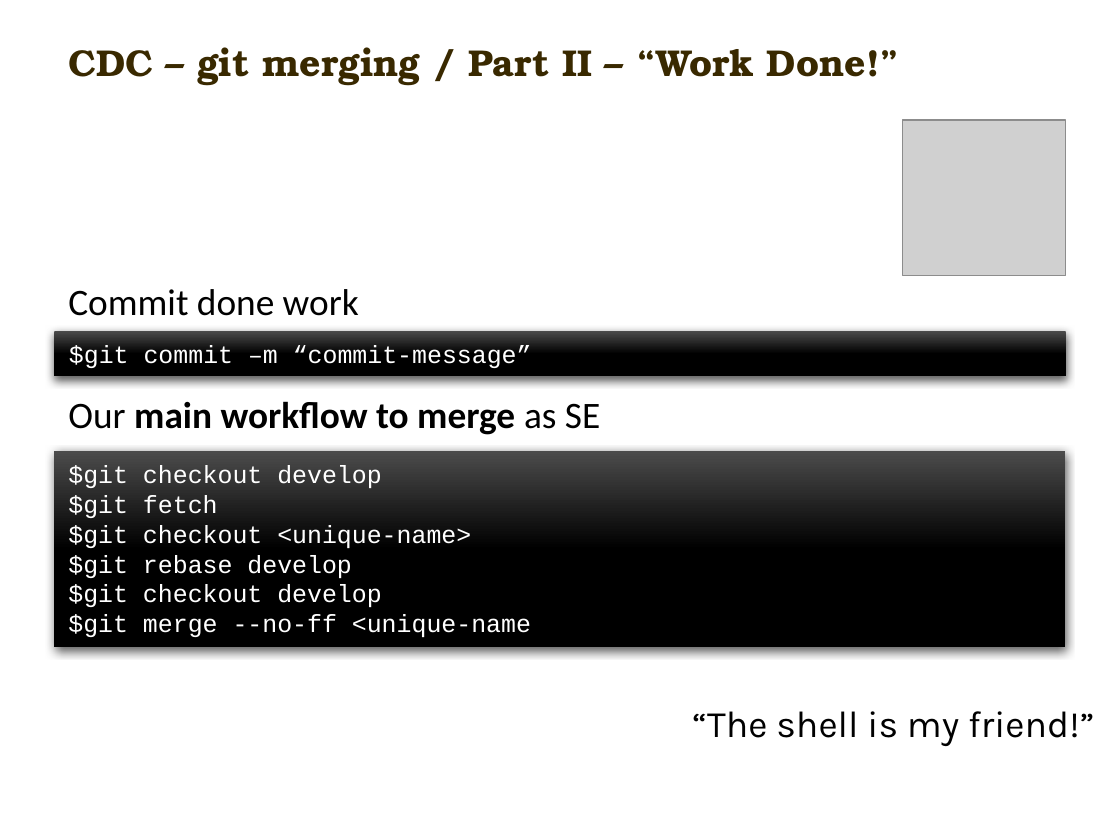
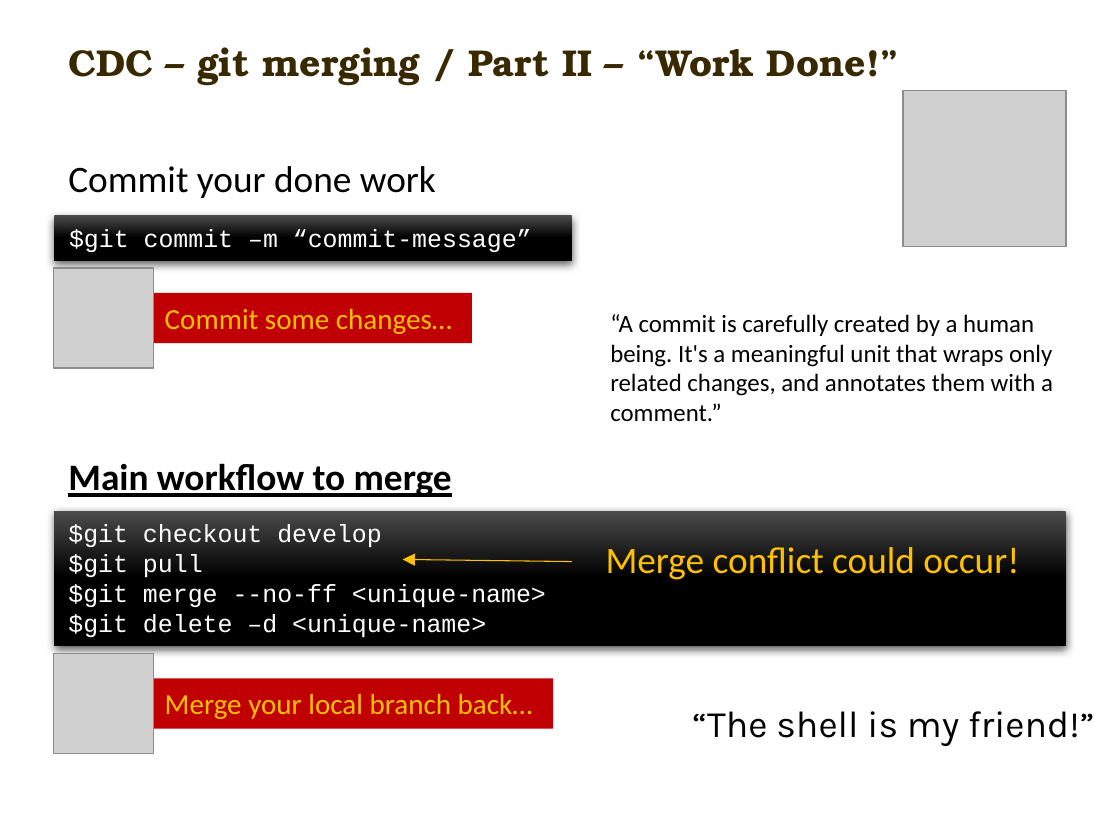
Before and after one commit to carlmitrais/wisdom, a slide deck: slide 9 of cdc_git_ws1.pptx. Drawn at 1120x840 pixels with LibreOffice and Linux fonts; fonts in the diff are those of the drawing; grey boxes stand for pictures; background and template pictures are left out. Boxes give left, top, right and bottom in pixels: in the first picture for what was removed or moved away, otherwise in the second. Text is boxed around its words. In the diff, an @@ line names an element or a change of style, - is before the commit and + after.

Commit message:
changed workflow to basic merge and took rebase as additional

```diff
--- a/cdc_git_ws1.pptx
+++ b/cdc_git_ws1.pptx
@@ picture: place and size @@
-picture at <box>902,119,1065,275</box>
+picture at <box>903,91,1066,246</box>
@@ text at <box>68,166,436,198</box>: text changed @@
-Commit done work
+Commit your done work
@@ rectangle "$git commit –m “commit-message”": place and size @@
-rectangle "$git commit –m “commit-message”" at <box>54,332,1065,376</box>
+rectangle "$git commit –m “commit-message”" at <box>54,215,570,260</box>
@@ picture added at <box>54,267,154,367</box> @@
@@ rectangle added at <box>151,293,473,343</box>, fill #C00000, 14 pt, text #FFC000 @@
+Commit some changes…
@@ text added at <box>610,314,1053,421</box>, 12 pt, text #000000 @@
+“A commit is carefully created by a human being. It's a meaningful unit that wraps only related changes, and annotates them with a comment.”
@@ text at <box>68,463,452,497</box>: text changed @@
-Our main workflow to merge as SE
+Main workflow to merge
@@ rectangle "$git checkout develop": place and size @@
-rectangle "$git checkout develop" at <box>54,451,1065,647</box>
+rectangle "$git checkout develop" at <box>54,511,1066,647</box>
@@ text in rectangle at <box>68,554,546,637</box>: text changed @@
-$git fetch
-$git checkout <unique-name>
-$git rebase develop
-$git checkout develop
-$git merge --no-ff <unique-name
+$git pull
+$git merge --no-ff <unique-name>
+$git delete –d <unique-name>
@@ arrow added from (572, 561) to (403, 560), #FFC000 0.5 pt @@
@@ text added at <box>606,547,1019,580</box>, 18 pt, text #FFC000 @@
+Merge conflict could occur!
@@ picture added at <box>54,654,154,754</box> @@
@@ rectangle added at <box>151,678,554,729</box>, fill #C00000, 14 pt, text #FFC000 @@
+Merge your local branch back…
```
Also in this commit, not shown: 12 other slides changed, 2 slides added.
